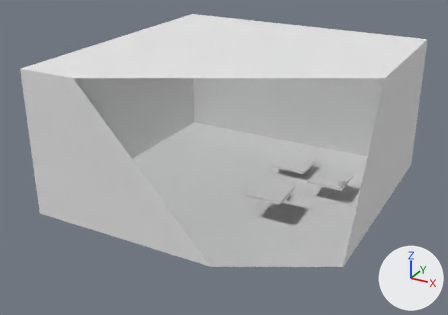
The glTF model maps/blendermaps/blendtest3.glb: old version first, new version second.
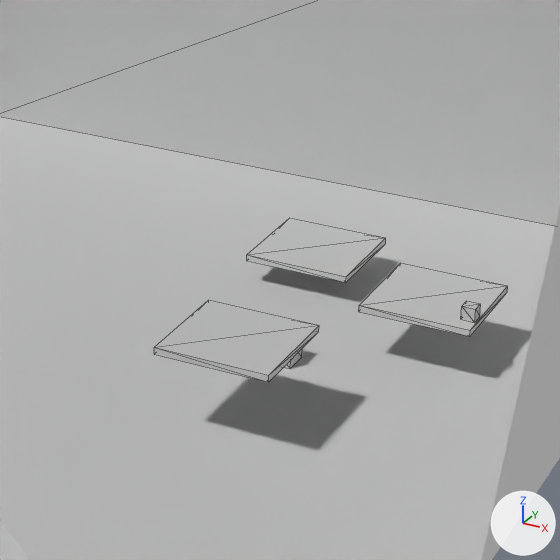
Each version appears first whole from a 50 mm camera at (953.0, -1859.0, 1036.0) aimed at (-29.0, -72.0, 143.0), and next in a close-up on the part from 44% to 82% of the width and 28% to 82% of the height. Arrows for +X, +Y and +Z are at lower right; the lights stay in place. The close-ups show mesh edges as thin lines. Everything nearer to the camera than a plane just in front of the edit is cut away. Where no turn or scale is listed for an object, it has been applied to the vertices. Vertices at the same position are counted once.

In view in the first close-up: 'func_rotating_2', 'func_static_0', 'func_static_0.001', 'worldspawn..prim0'.
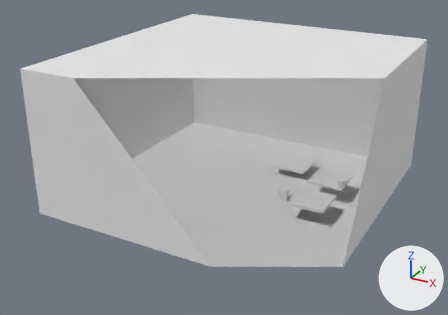
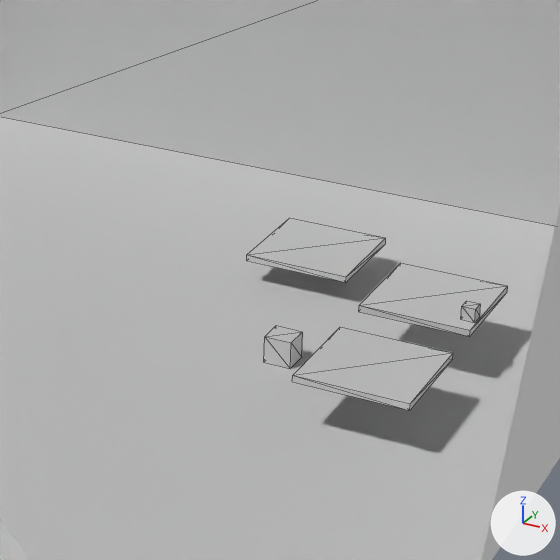
The newer file is also turned or shifted as a whole; pictures and numbers use the older file's frame.

Location of each change, (x1, y1, x2, y2) in pixels of the close-ups (560 x 560 px):
```json
{"object": "func_static_0.001", "change": "mesh moved", "before": [154, 300, 319, 382], "after": [292, 327, 453, 411]}
{"object": "BSP_func_static_0.origin", "change": "unchanged, uncovered by the edit", "before": [284, 349, 302, 369], "after": [264, 325, 303, 369]}
```

Edits to the scene script, one JSON object a line:
```json
{"block": "me_cube_002", "where": "me_cube_002.from_pydata(...)  # 8 vertices, 12 faces; spans x -64.0..64.0, y -64.0..64.0, z -4.0..4.0"}
{"block": "me_cube_002", "where": "# used by ob_func_static_0_001; location = (189.0, -152.0, 96.0)"}
{"block": "me_cube_002", "change": "me_cube_002 part 1: the whole mesh is moved by (123.7, 71.9, -34.0)"}
```
